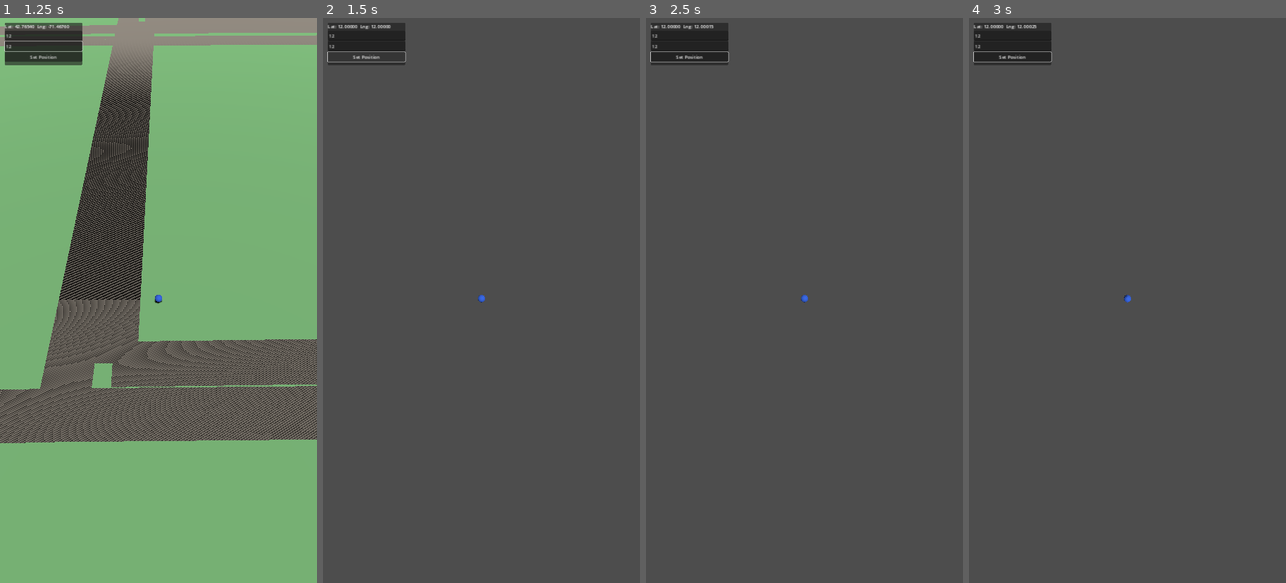
Above: before the commit, frames 1-4 (left to right).
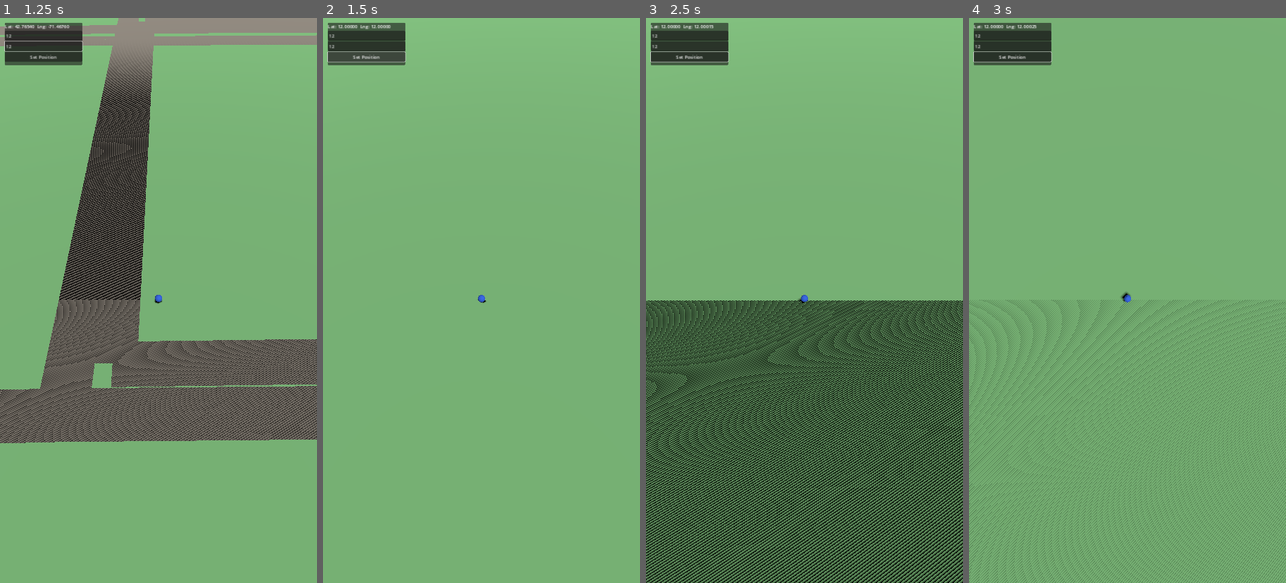
Above: after the commit, the same moments.

Repository: Dominic339/Shared-Skies
Game: Godot game, scene res://scenes/Main.tscn
Two runs of this game, one before a commit and one after it. Both use one fixed random seed, a clock stepped at 60 frames per second and the inputs below.
Inputs (mouse positions are in pixels of both pictures, inside the frame that each line leads up to):
- Up to frame 1 (1.25 s): click (44, 34) at 0.52 s; type "12" at 0.6 s; click (44, 46) at 0.75 s; type "12" at 0.83 s
- Up to frame 2 (1.5 s): click "Set Position" at 1.25 s
- Up to frame 3 (2.5 s): tap Enter at 2 s; move the mouse to (874, 272) at 2.02 s; hold D from 2.03 s (still down); click (874, 272) at 2.17 s
- Up to frame 4 (3 s): release D at 2.75 s; drag from (1064, 328) to (1111, 413) at 2.77 s

Frame 1 is identical in both runs. In frame 2, 99% of the frame differs, in the area x 0-100%, y 0-100%; in frame 3, 94%; in frame 4, 99%.

Commit message:
Recenter the static ground plane on the player each frame
Ground is a single fixed-position placeholder plane, unlike roads/
water which stream in based on wherever the player actually is. Far
enough from the original test origin, the two visibly diverged --
tile geometry rendering with no ground beneath it, or ground with no
loaded tiles over it. Recentering ground on the player each frame
keeps it from ever running out; the real fix (ground as part of the
same per-tile system) can replace this once habitat/land-cover
rendering lands, per the design notes.

Co-Authored-By: Claude Sonnet 5 <noreply@anthropic.com>
Claude-Session: https://claude.ai/code/session_01AHmiCVGuG2bKpEKrF4VL2r

Diff:
--- a/client/scripts/main.gd
+++ b/client/scripts/main.gd
@@ -5,6 +5,7 @@
 const PROXIMITY_RADIUS_METERS := 25.0
 
 @onready var camera: Camera3D = $Camera3D
+@onready var ground: Node3D = $Ground
 @onready var player_marker: Node3D = $PlayerMarker
 @onready var landmark_markers: Node3D = $LandmarkMarkers
 @onready var landmark_display: CanvasLayer = $LandmarkDisplay
@@ -28,6 +29,12 @@
 	_handle_movement_input(delta)
 	player_marker.position = GeoProjection.to_local(DevLocation.current_lat, DevLocation.current_lng)
 	camera.update_around(player_marker.global_position)
+	# Ground is a single static placeholder plane, not per-tile geometry
+	# like roads/water -- recenter it on the player each frame so its
+	# fixed size never runs out relative to wherever the player actually
+	# roams. A real fix (ground as part of the tile system) can replace
+	# this once habitat/land-cover rendering lands.
+	ground.position = Vector3(player_marker.position.x, 0.0, player_marker.position.z)
 	_check_proximity()
 
 
